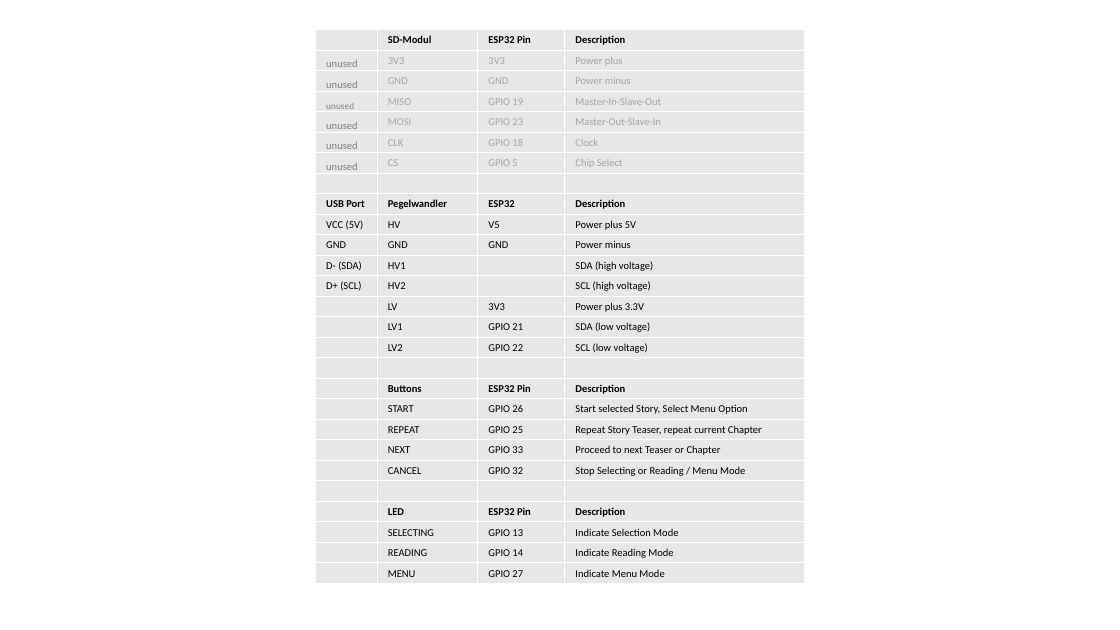
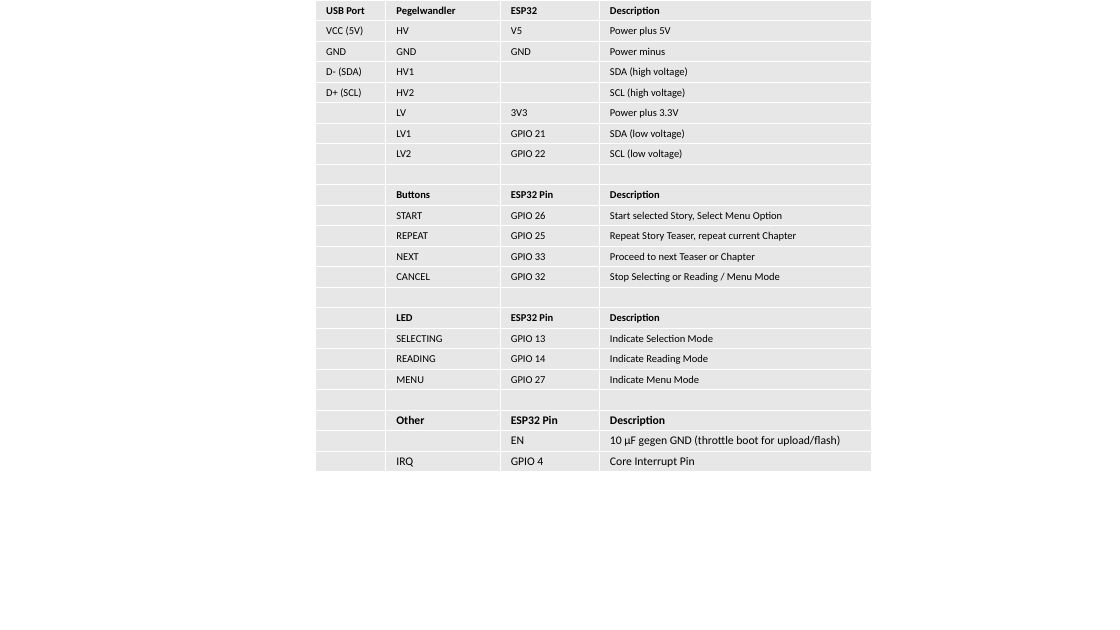
Before and after one commit to jeskes/activityboard, a slide deck: slide 48 of Activityboard.pptx (slide 47 before the commit). Drawn at 1120x630 pixels with LibreOffice and Linux fonts; fonts in the diff are those of the drawing. Boxes give left, top, right and bottom in pixels: in the first picture for what was removed or moved away, otherwise in the second. Text is boxed around its words. In the diff, an @@ line names an element or a change of style, - is before the commit and + after.

Commit message:
IRQ draft...

```diff
--- a/Activityboard.pptx
+++ b/Activityboard.pptx
@@ table at [316,0,872,472] @@
-row 1:  | SD-Modul | ESP32 Pin | Description
-row 2: unused | 3V3 | 3V3 | Power plus
-row 3: unused | GND | GND | Power minus
-row 4: unused | MISO | GPIO 19 | Master-In-Slave-Out
-row 5: unused | MOSI | GPIO 23 | Master-Out-Slave-In
-row 6: unused | CLK | GPIO 18 | Clock
-row 7: unused | CS | GPIO 5 | Chip Select
-row 8:  |  |  | 
+row 20:  |  |  | 
+row 21:  | Other | ESP32 Pin | Description
+row 22:  |  | EN | 10 µF gegen GND (throttle boot for upload/flash)
+row 23:  | IRQ | GPIO 4 | Core Interrupt Pin
@@ table: place and size @@
-table at [316,29,805,584]
+table at [316,0,872,472]
```
Also in this commit, not shown: 9 other slides changed, 1 slide added.
